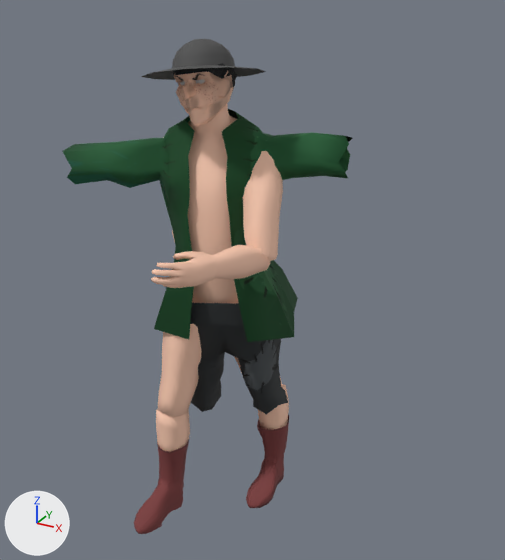
The FBX model Assets/Models/Male_Villager_6/Male_Villager_6.fbx, before and after one commit.
Camera for both pictures: a camera (50 mm lens) standing at (1.34, -2.2, 2.14) and looking at (0.14, -0.01, 1.05). The lights are fixed; the arrows at lower left show +X, +Y and +Z.

Script lines for the objects in view, before the commit:
```python
ob_head = bpy.data.objects.new('Head', None)
ob_head.parent = ob_villagers_point_constraint_whole_body
ob_head.location = (-1.759, 180.6, 6.074)
ob_head.rotation_euler = (0.0, 0.0, 0.148)  # degrees (0, 0, 8.5)
ob_left_arm = bpy.data.objects.new('Left_Arm', None)
ob_left_arm.parent = ob_villagers_point_constraint_whole_body
ob_left_arm.location = (-18.97, 145.9, 3.258)
ob_left_arm.rotation_euler = (0.0533, -0.509, 1.287)  # degrees (3.1, -29, 74)
ob_left_leg_part_2 = bpy.data.objects.new('Left_Leg_Part_2', None)
ob_left_leg_part_2.parent = ob_left_leg
ob_left_leg_part_2.location = (0.0, -50.96, -5.653)
ob_left_leg_part_2.rotation_euler = (0.316, 0.0, 0.0)  # degrees (18, 0, 0)
ob_male_villager6_hat = bpy.data.objects.new('Male_Villager6_Hat', me_mesh_003)
ob_male_villager6_hat.parent = ob_male_villager6_head
ob_male_villager6_hat.location = (-0.0544, 8.638, -2.005)
ob_male_villager6_right_arm_part_1 = bpy.data.objects.new('Male_Villager6_Right_Arm_Part_1', me_mesh_007)
ob_male_villager6_right_arm_part_1.parent = ob_right_arm
ob_male_villager6_right_arm_part_1.location = (-5.644, 0.179, -3.191)
ob_right_arm_part_2 = bpy.data.objects.new('Right_Arm_Part_2', None)
ob_right_arm_part_2.parent = ob_right_arm
ob_right_arm_part_2.location = (30.0, 2.62, -4.632)
ob_right_arm_part_2.rotation_euler = (0.428, -1.059, -0.492)  # degrees (25, -61, -28)
ob_right_leg = bpy.data.objects.new('Right_Leg', None)
ob_right_leg.parent = ob_villagers_point_constraint_whole_body
ob_right_leg.location = (28.45, 95.77, -3.103)
ob_right_leg.rotation_euler = (0.133, 0.0, 0.0)  # degrees (7.6, 0, 0)
ob_right_leg_part_2 = bpy.data.objects.new('Right_Leg_Part_2', None)
ob_right_leg_part_2.parent = ob_right_leg
ob_right_leg_part_2.location = (0.0, -50.96, -5.653)
ob_right_leg_part_2.rotation_euler = (-0.101, 0.0, 0.0)  # degrees (-5.8, 0, 0)
ob_torso = bpy.data.objects.new('Torso', None)
ob_torso.parent = ob_villagers_point_constraint_whole_body
ob_torso.location = (0.0, 118.5, 1.19)
ob_torso.rotation_euler = (0.0772, 0.364, 0.0546)  # degrees (4.4, 21, 3.1)
# also in view: 'Male_Villager6_Head' at (-0.01, -0.08, 1.79); 'Male_Villager6_Right_Arm_Part_2' at (0.19, -0.34, 1.24); 'Villager6_Right_Boot' at (0.16, 0.09, 0.12); 'Villager6_Right_Leg_Part_2' at (0.15, 0.16, 0.29); 'Villager_1_Shirt5' at (-0.05, -0.02, 1.25)
```
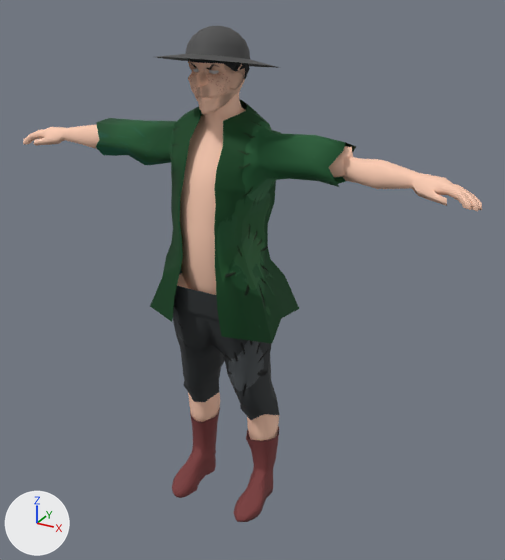
Not drawn themselves, but carrying or shaping drawn objects: ob_left_leg_part_2, ob_right_leg_part_2, ob_head, ob_right_arm_part_2, ob_torso, ob_right_leg, ob_left_arm, ob_right_arm, ob_left_leg.

Where the change shows, as pixel boxes [x1, y1, x2, y2] in the pictures (505 x 560 px):
'Villager_1_Shirt5', moved, turned: before [62, 109, 352, 342]; after [96, 99, 356, 343]
'Villager_1_Pants3', moved, turned: before [190, 303, 288, 414]; after [173, 268, 279, 420]
'Male_Villager6_Torso', moved, turned: before [188, 104, 239, 304]; after [180, 92, 246, 295]
'Male_Villager6_Right_Arm_Part_2', moved, turned: before [151, 245, 271, 288]; after [343, 157, 482, 211]
'Villager6_Left_Leg', moved, turned: before [134, 438, 190, 534]; after [172, 408, 220, 498]
'Male_Villager6_Right_Arm_Part_1', moved, turned: before [242, 151, 283, 261]; after [329, 146, 353, 177]
'Male_Villager6_Hat', moved, turned, rescaled: before [142, 39, 266, 80]; after [157, 26, 280, 68]
'Male_Villager6_Left_Leg_Part_1', moved, turned: before [158, 302, 202, 417]; after [177, 273, 188, 288]
'Villager6_Right_Boot', moved, turned: before [246, 415, 289, 508]; after [234, 426, 279, 522]
'Male_Villager6_Head', moved, turned: before [174, 71, 234, 126]; after [188, 61, 245, 114]
'Villager6_Left_Leg_Part_2', moved, turned: before [156, 409, 190, 452]; after [188, 393, 220, 422]
'Male_Villager6_Left_Arm_Part_2', moved, turned (not visible before): after [23, 125, 99, 149]
'Villager6_Right_Leg_Part_2', moved, turned: before [258, 384, 289, 430]; after [247, 414, 279, 441]
'Male_Villager6_Hair', moved, turned: before [173, 63, 237, 89]; after [188, 58, 250, 80]
'Male_Villager6_Eyes', moved, turned: before [180, 79, 205, 85]; after [193, 69, 219, 74]
'Male_Villager6_Right_Leg_Part_1', moved, turned (not visible afterwards): before [234, 356, 282, 387]

The change, as a diff of the scene's bpy script:
```diff
--- a/Assets/Models/Male_Villager_6/Male_Villager_6.fbx.py
+++ b/Assets/Models/Male_Villager_6/Male_Villager_6.fbx.py
@@ ob_torso @@
 ob_torso.parent = ob_villagers_point_constraint_whole_body
-ob_torso.location = (0.0, 118.5, 1.19)
-ob_torso.rotation_euler = (0.0772, 0.364, 0.0546)  # degrees (4.4, 21, 3.1)
+ob_torso.location = (0.0, 121.7, 0.0)
@@ ob_left_leg_part_2 @@
 ob_left_leg_part_2.parent = ob_left_leg
-ob_left_leg_part_2.location = (0.0, -50.96, -5.653)
-ob_left_leg_part_2.rotation_euler = (0.316, 0.0, 0.0)  # degrees (18, 0, 0)
+ob_left_leg_part_2.location = (0.0, -52.49, -6.146)
@@ ob_right_arm @@
 ob_right_arm.parent = ob_villagers_point_constraint_whole_body
-ob_right_arm.location = (16.7, 147.8, 3.258)
-ob_right_arm.rotation_euler = (-0.0735, -0.494, -1.319)  # degrees (-4.2, -28, -76)
+ob_right_arm.location = (18.97, 152.3, 0.174)
@@ ob_head @@
 ob_head.parent = ob_villagers_point_constraint_whole_body
-ob_head.location = (-1.759, 180.6, 6.074)
-ob_head.rotation_euler = (0.0, 0.0, 0.148)  # degrees (0, 0, 8.5)
+ob_head.location = (0.0, 183.7, 0.0)
@@ ob_right_arm_part_2 @@
 ob_right_arm_part_2.parent = ob_right_arm
-ob_right_arm_part_2.location = (30.0, 2.62, -4.632)
-ob_right_arm_part_2.rotation_euler = (0.428, -1.059, -0.492)  # degrees (25, -61, -28)
+ob_right_arm_part_2.location = (30.0, 1.018, -4.632)
@@ ob_left_arm @@
 ob_left_arm.parent = ob_villagers_point_constraint_whole_body
-ob_left_arm.location = (-18.97, 145.9, 3.258)
-ob_left_arm.rotation_euler = (0.0533, -0.509, 1.287)  # degrees (3.1, -29, 74)
+ob_left_arm.location = (-18.97, 152.3, 0.174)
@@ ob_left_leg @@
 ob_left_leg.parent = ob_villagers_point_constraint_whole_body
-ob_left_leg.location = (-28.45, 95.77, 3.857)
-ob_left_leg.rotation_euler = (-0.393, 0.0, 0.0)  # degrees (-23, 0, 0)
+ob_left_leg.location = (-28.45, 98.93, 0.174)
@@ ob_right_leg_part_2 @@
 ob_right_leg_part_2.parent = ob_right_leg
-ob_right_leg_part_2.location = (0.0, -50.96, -5.653)
-ob_right_leg_part_2.rotation_euler = (-0.101, 0.0, 0.0)  # degrees (-5.8, 0, 0)
+ob_right_leg_part_2.location = (0.0, -52.49, -6.146)
@@ ob_right_leg @@
 ob_right_leg.parent = ob_villagers_point_constraint_whole_body
-ob_right_leg.location = (28.45, 95.77, -3.103)
-ob_right_leg.rotation_euler = (0.133, 0.0, 0.0)  # degrees (7.6, 0, 0)
+ob_right_leg.location = (28.45, 98.93, 0.174)
@@ ob_male_villager6_hat @@
 ob_male_villager6_hat.parent = ob_male_villager6_head
-ob_male_villager6_hat.location = (-0.0544, 8.638, -2.005)
+ob_male_villager6_hat.location = (-0.0544, 9.141, -2.005)
+ob_male_villager6_hat.scale = (1.04, 1.04, 1.04)
```
